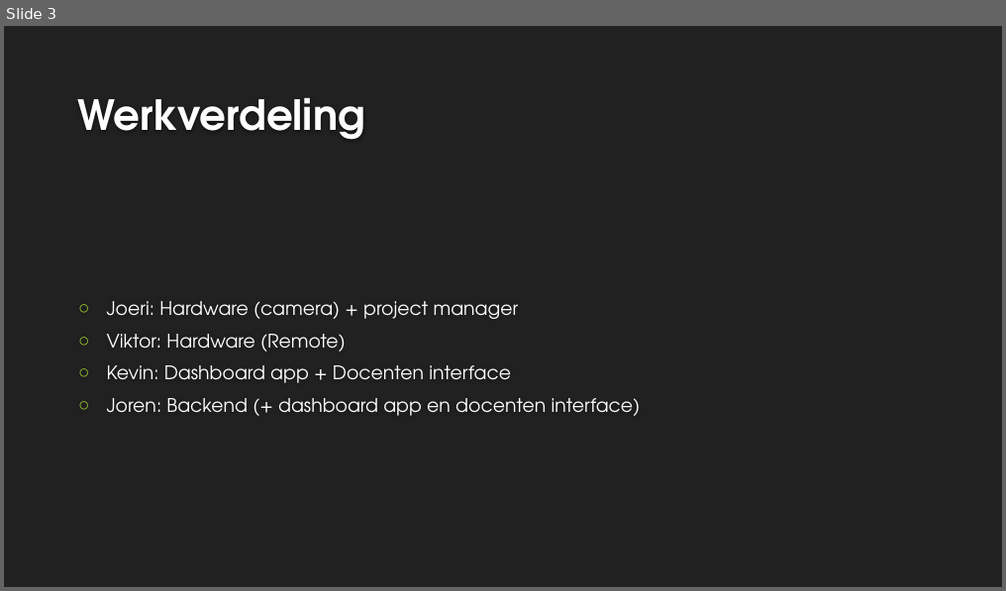
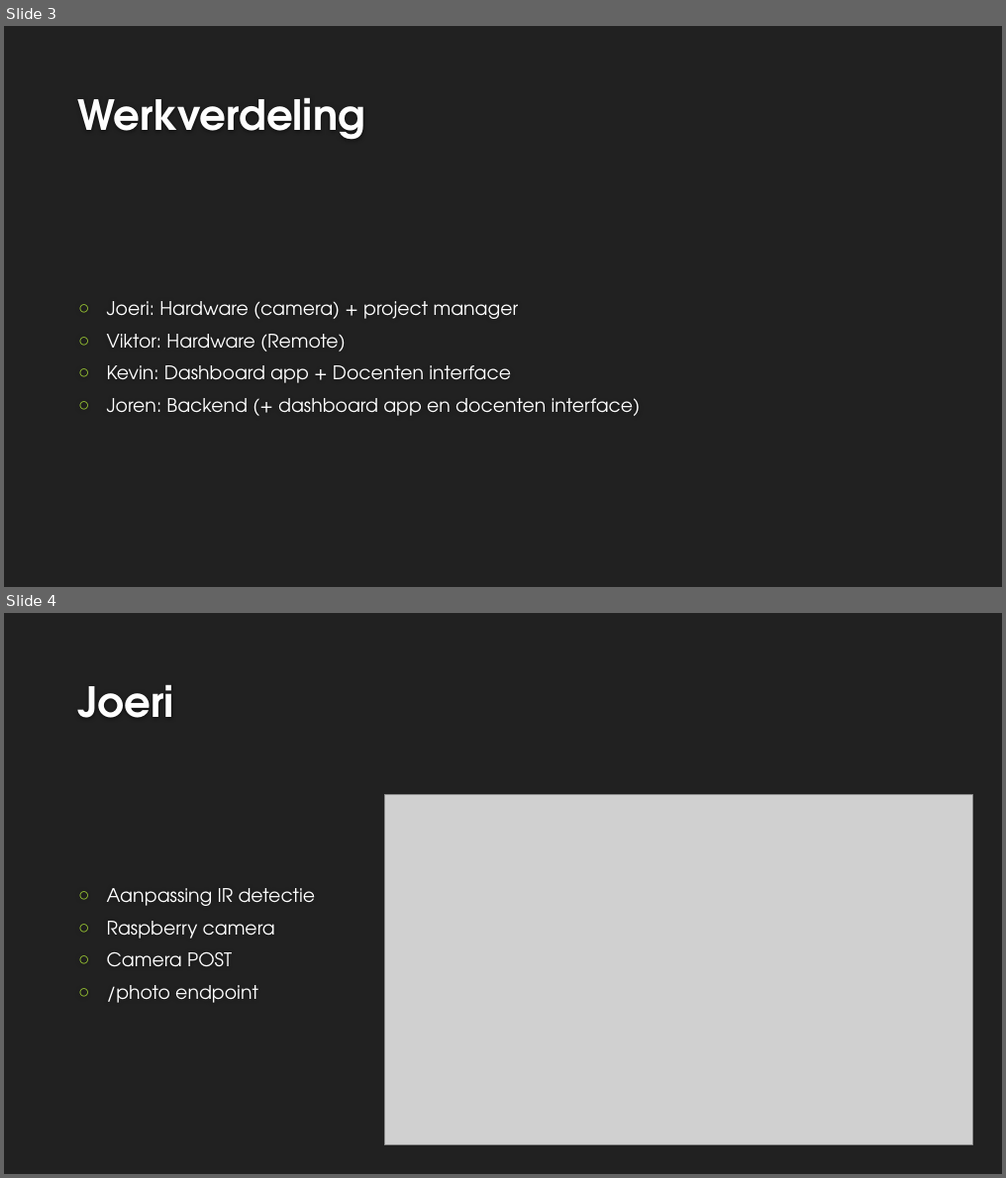
Before and after one commit to KevinD25/BBsnap, a slide deck: doc/Presentatie November.pptx. Shown one above the other, each under a label of ours: slide 3 before the commit, slides 3 and 4 after it. The pictures are 1006x591 and 1006x1178 pixels, drawn with LibreOffice and Linux fonts; fonts in the diff are those of the drawing; grey boxes stand for pictures; background and template pictures are left out. Boxes give left, top, right and bottom in pixels: in the first picture for what was removed or moved away, otherwise in the second. Text is boxed around its words. In the diff, an @@ line names an element or a change of style, - is before the commit and + after.

```diff
--- a/doc/Presentatie November.pptx
+++ b/doc/Presentatie November.pptx
@@ slide 4 added at (4, 613, 1002, 1174), background #212121 @@
@@ title added at (78, 684, 174, 718), 40 pt, text #FEFEFE, bold @@
+Joeri
@@ picture added at (385, 795, 973, 1146) @@
@@ text added at (107, 888, 316, 1003), 18 pt, text #FFFFFF @@
+○ Aanpassing IR detectie
+○ Raspberry camera
+○ Camera POST
+○ /photo endpoint
```
Also in this commit, not shown: 2 slides changed, 5 other slides added, 4 slides removed.
